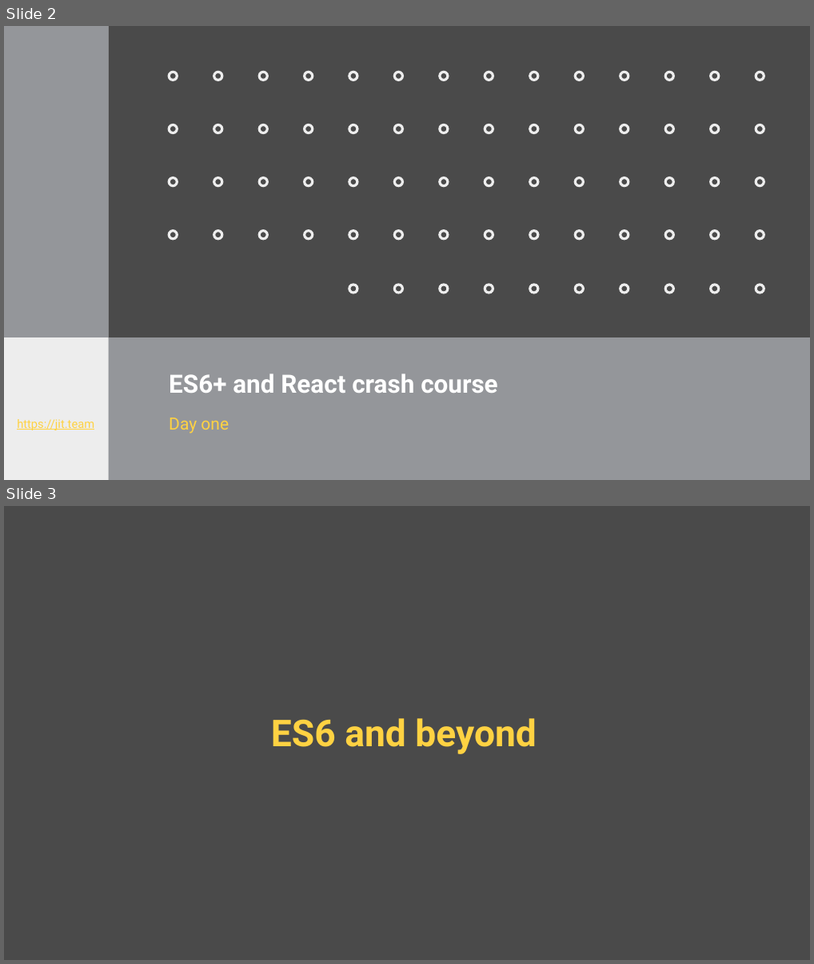
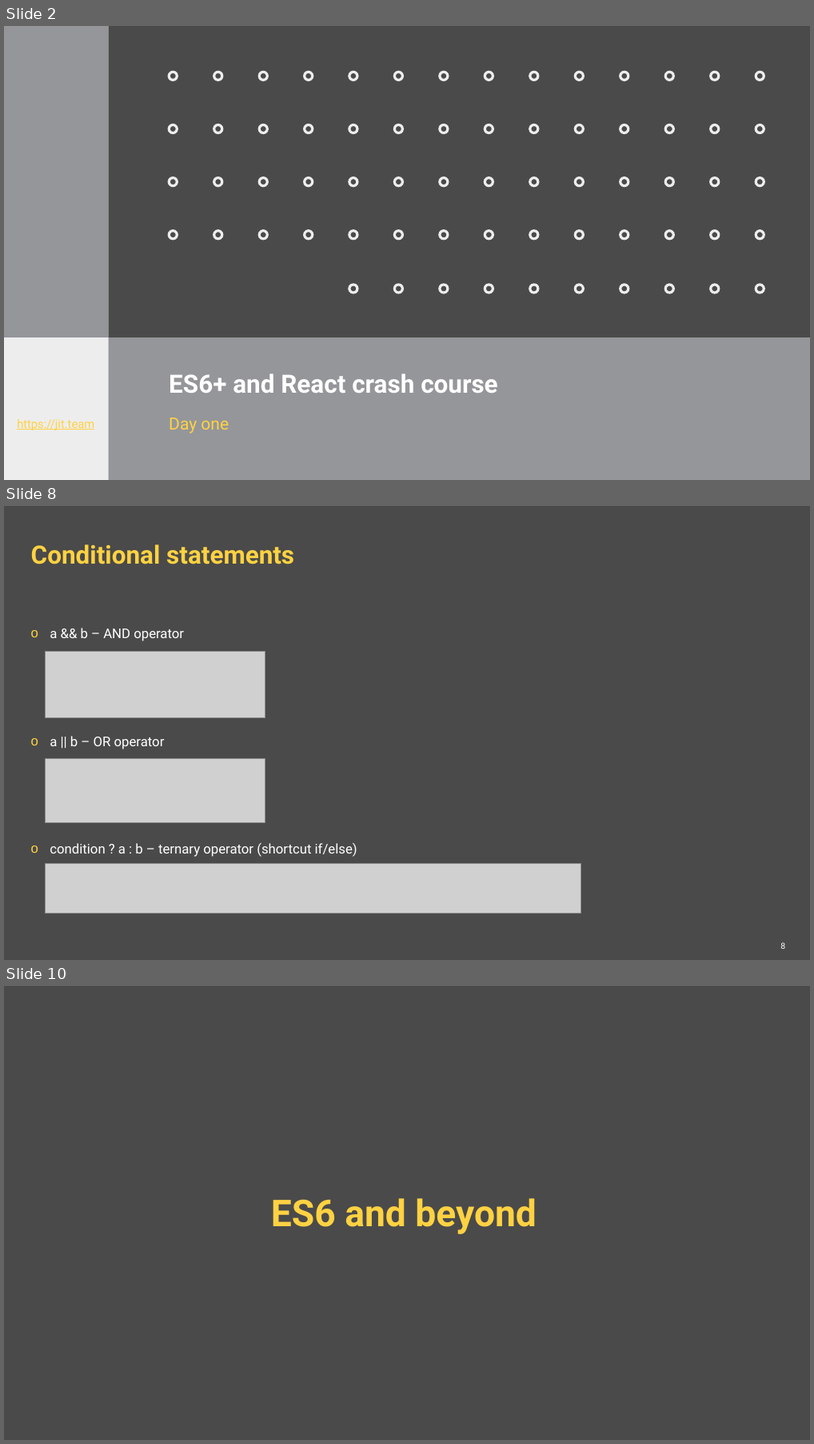
Before and after one commit to ppuzio/react-course-examples, a slide deck: React BEST course.pptx. Shown one above the other, each under a label of ours: slides 2 and 3 before the commit, slides 2, 8 and 10 after it; the slides between them are not shown. The pictures are 814x964 and 814x1444 pixels, drawn with LibreOffice and Linux fonts; fonts in the diff are those of the drawing; grey boxes stand for pictures; background and template pictures are left out. Boxes give left, top, right and bottom in pixels: in the first picture for what was removed or moved away, otherwise in the second. Text is boxed around its words. In the diff, an @@ line names an element or a change of style, - is before the commit and + after.

```diff
--- a/React BEST course.pptx
+++ b/React BEST course.pptx
@@ slide 8 added at <box>4,506,810,960</box>, background #4A4A4A @@
@@ title added at <box>31,544,294,564</box>, 30 pt, text #FFD242, bold @@
+Conditional statements
@@ text added at <box>50,628,358,856</box>, 16 pt, text #FFFFFF @@
+o a && b – AND operator
+o a || b – OR operator
+o condition ? a : b – ternary operator (shortcut if/else)
@@ picture added at <box>45,651,265,718</box> @@
@@ picture added at <box>45,759,265,822</box> @@
@@ picture added at <box>45,863,581,913</box> @@
@@ page number added at <box>781,942,786,948</box>, 10 pt, text #FFFFFF @@
+8
@@ what was slide 3 is now slide 10 @@
```
Also in this commit, not shown: 8 slides changed, 6 other slides added, 4 other files.
